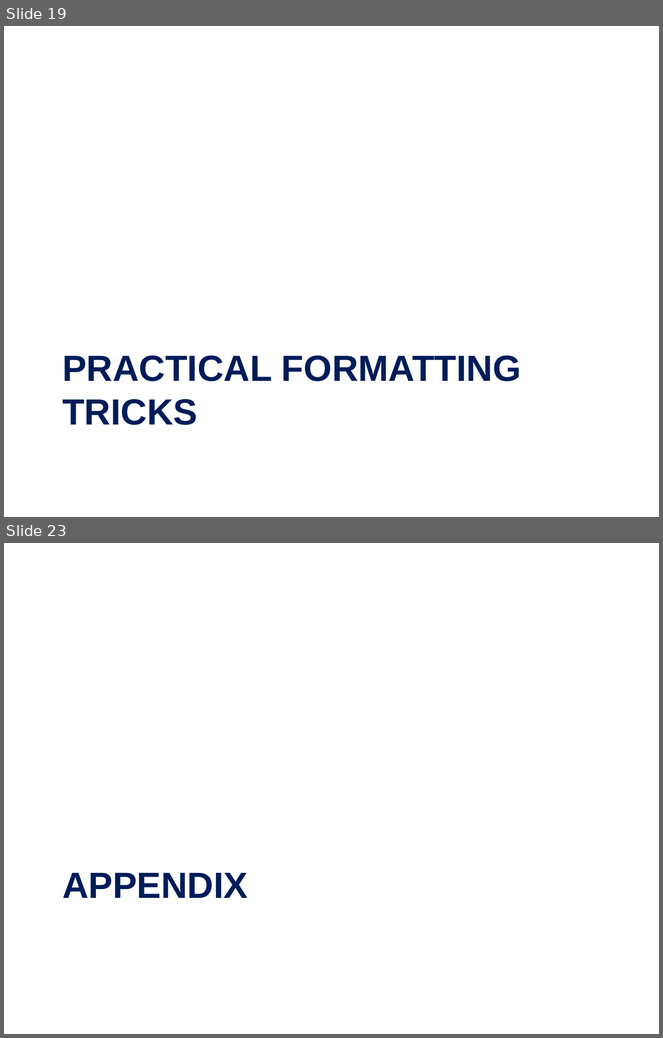
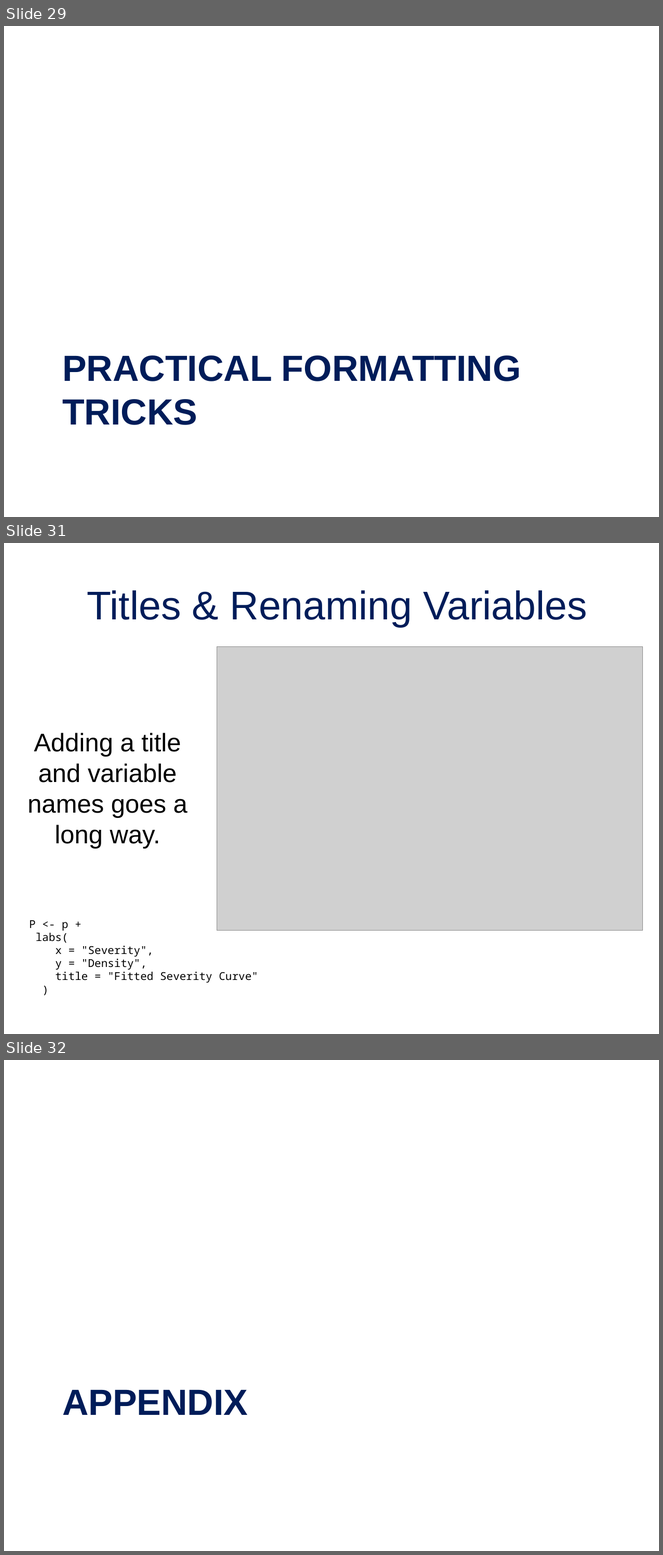
Before and after one commit to jordan-bonner/CAS_Spr23, a slide deck: Presentation Slides/Effective Data Visualization for Actuaries.pptx. Shown one above the other, each under a label of ours: slides 19 and 23 before the commit, slides 29, 31 and 32 after it; the slides between them are not shown. The pictures are 663x1038 and 663x1555 pixels, drawn with LibreOffice and Linux fonts; fonts in the diff are those of the drawing; grey boxes stand for pictures; background and template pictures are left out. Boxes give left, top, right and bottom in pixels: in the first picture for what was removed or moved away, otherwise in the second. Text is boxed around its words. In the diff, an @@ line names an element or a change of style, - is before the commit and + after.

Commit message:
Adding Severity Plots & Plots with 2 Axes

```diff
--- a/Presentation Slides/Effective Data Visualization for Actuaries.pptx
+++ b/Presentation Slides/Effective Data Visualization for Actuaries.pptx
@@ slide 31 added at [4, 543, 659, 1034], background picture (left out) @@
@@ title added at [87, 590, 587, 627], 44 pt, text #001C59 @@
+Titles & Renaming Variables
@@ picture added at [217, 646, 643, 930] @@
@@ text added at [27, 733, 188, 849], 28 pt, text #000000 @@
+Adding a title and variable names goes a long way.
@@ text added at [29, 921, 258, 983], 12 pt, text #000000 @@
+P <- p +
+labs(
+x = "Severity",
+y = "Density",
+title = "Fitted Severity Curve"
+)
@@ what was slide 19 is now slide 29 @@
@@ what was slide 23 is now slide 32 @@
```
Also in this commit, not shown: 11 other slides added, 3 slides removed, 14 other files.
